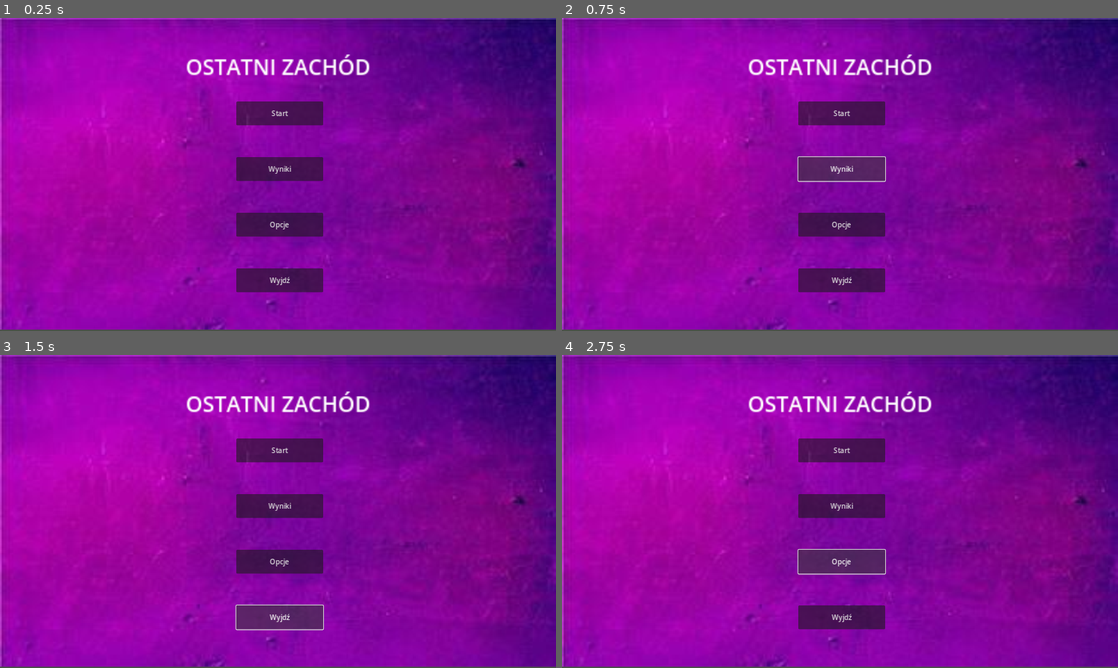
Above: before the commit, frames 1-4 (two rows, left to right).
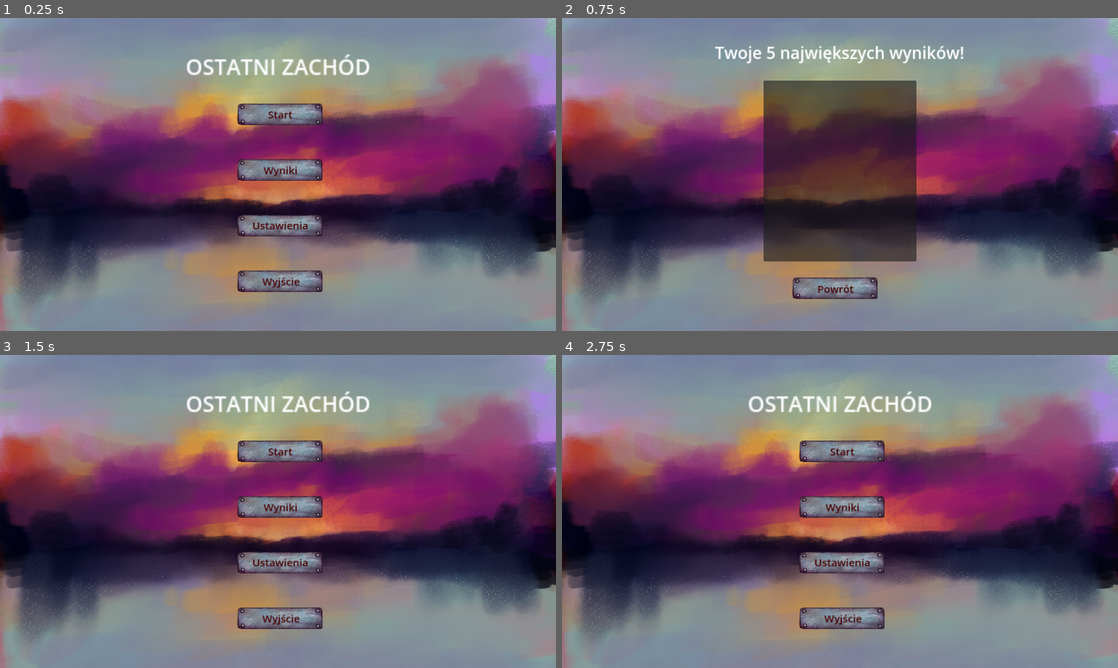
Above: after the commit, the same moments.

Repository: Piqulsky/hackathon
Game: Godot game, scene res://start_scene.tscn
Two runs of this game, one before a commit and one after it. Both use one fixed random seed, a clock stepped at 60 frames per second and the inputs below.
Inputs (mouse positions are in pixels of both pictures, inside the frame that each line leads up to):
- Up to frame 1 (0.25 s): no input
- Up to frame 2 (0.75 s): click (840, 168) at 0.5 s
- Up to frame 3 (1.5 s): click (272, 624) at 1.25 s, where only the run after the commit has a clickable "Powrót"
- Up to frame 4 (2.75 s): click (840, 561) at 2 s, where only the run before the commit has a clickable "Opcje"

The runs differ from the first frame. In frame 1, 100% of the frame differs, in the area x 0-100%, y 0-100%; in frame 2, 100%; in frame 3, 100%; in frame 4, 100%.

Commit message:
starting and score screen update and functionality

Diff:
--- /dev/null
+++ b/highestScoreScreenManager.gd
@@ -0,0 +1,11 @@
+extends Node2D
+
+func _ready():
+	pass
+
+func _process(delta):
+	pass
+
+
+func _on_exit_score_screen_button_down():
+	get_tree().change_scene_to_file("res://start_scene.tscn")
--- /dev/null
+++ b/highest_score_screen.tscn
@@ -0,0 +1,55 @@
+[gd_scene load_steps=5 format=3 uid="uid://bojgg7qpxtdun"]
+
+[ext_resource type="Script" path="res://highestScoreScreenManager.gd" id="1_ehxy5"]
+[ext_resource type="Texture2D" uid="uid://bkhnqpc12x0gm" path="res://ekranstartowy1.png" id="2_hdqra"]
+[ext_resource type="Texture2D" uid="uid://cj7h63jrxqtxv" path="res://buttonstartowy.png" id="3_epey0"]
+
+[sub_resource type="LabelSettings" id="LabelSettings_fngd5"]
+font_size = 38
+
+[node name="ScoreScene" type="Node2D"]
+
+[node name="HighestScoreScreen" type="Node2D" parent="."]
+script = ExtResource("1_ehxy5")
+
+[node name="BackgroundHighestScoreScreen" type="Sprite2D" parent="HighestScoreScreen"]
+position = Vector2(640, 360)
+texture = ExtResource("2_hdqra")
+
+[node name="TitleScoreScreen" type="Label" parent="HighestScoreScreen"]
+offset_top = 32.0
+offset_right = 1280.0
+offset_bottom = 128.0
+text = "Twoje 5 największych wyników!"
+label_settings = SubResource("LabelSettings_fngd5")
+horizontal_alignment = 1
+vertical_alignment = 1
+
+[node name="ItemList" type="ItemList" parent="HighestScoreScreen"]
+offset_left = 464.0
+offset_top = 144.0
+offset_right = 816.0
+offset_bottom = 560.0
+
+[node name="ExitScoreScreenButton" type="TextureButton" parent="HighestScoreScreen"]
+offset_left = 528.0
+offset_top = 592.0
+offset_right = 728.0
+offset_bottom = 647.0
+texture_normal = ExtResource("3_epey0")
+ignore_texture_size = true
+stretch_mode = 0
+
+[node name="ExitButtonText" type="Label" parent="HighestScoreScreen/ExitScoreScreenButton"]
+layout_mode = 0
+offset_left = 30.0
+offset_top = 13.0
+offset_right = 174.0
+offset_bottom = 47.0
+theme_override_colors/font_color = Color(0.282353, 0, 0, 1)
+theme_override_font_sizes/font_size = 24
+text = "Powrót"
+horizontal_alignment = 1
+vertical_alignment = 1
+
+[connection signal="button_down" from="HighestScoreScreen/ExitScoreScreenButton" to="HighestScoreScreen" method="_on_exit_score_screen_button_down"]
--- /dev/null
+++ b/startScreenManager.gd
@@ -0,0 +1,19 @@
+extends Node2D
+
+func _ready():
+	pass
+
+func _process(delta):
+	pass
+
+
+func _on_start_game_button_down():
+	get_tree().change_scene_to_file("res://main_scene.tscn")
+
+
+func _on_score_button_down():
+	get_tree().change_scene_to_file("res://highest_score_screen.tscn")
+
+
+func _on_exit_button_down():
+	get_tree().quit()
--- a/start_scene.tscn
+++ b/start_scene.tscn
@@ -1,6 +1,8 @@
-[gd_scene load_steps=3 format=3 uid="uid://dekyhx6dt2vf"]
+[gd_scene load_steps=5 format=3 uid="uid://dekyhx6dt2vf"]
 
-[ext_resource type="Texture2D" uid="uid://sdqqjh6khuvu" path="res://temp.jpg" id="1_guc3o"]
+[ext_resource type="Script" path="res://startScreenManager.gd" id="1_t5kxh"]
+[ext_resource type="Texture2D" uid="uid://bkhnqpc12x0gm" path="res://ekranstartowy1.png" id="2_cyd3u"]
+[ext_resource type="Texture2D" uid="uid://cj7h63jrxqtxv" path="res://buttonstartowy.png" id="3_3yyha"]
 
 [sub_resource type="LabelSettings" id="LabelSettings_den0i"]
 font_size = 30
@@ -8,11 +10,12 @@
 [node name="StartScene" type="Node2D"]
 
 [node name="StartingScreen" type="Node2D" parent="."]
+script = ExtResource("1_t5kxh")
 
 [node name="BackgroundStartingScreen" type="Sprite2D" parent="StartingScreen"]
-position = Vector2(640, 358.5)
-scale = Vector2(3.83234, 3.585)
-texture = ExtResource("1_guc3o")
+position = Vector2(640, 360)
+scale = Vector2(1, 1)
+texture = ExtResource("2_cyd3u")
 
 [node name="TitleStartingScreen" type="Label" parent="StartingScreen"]
 offset_top = 64.0
@@ -25,30 +28,87 @@
 vertical_alignment = 1
 uppercase = true
 
-[node name="StartGameButton" type="Button" parent="StartingScreen"]
+[node name="StartGameButton" type="TextureButton" parent="StartingScreen"]
 offset_left = 544.0
 offset_top = 192.0
 offset_right = 744.0
 offset_bottom = 247.0
+texture_normal = ExtResource("3_3yyha")
+ignore_texture_size = true
+stretch_mode = 0
+
+[node name="StartButtonText" type="Label" parent="StartingScreen/StartGameButton"]
+layout_mode = 0
+offset_left = 30.0
+offset_top = 12.0
+offset_right = 174.0
+offset_bottom = 46.0
+theme_override_colors/font_color = Color(0.282353, 0, 0, 1)
+theme_override_font_sizes/font_size = 24
 text = "Start"
+horizontal_alignment = 1
+vertical_alignment = 1
 
-[node name="ScoreButton" type="Button" parent="StartingScreen"]
+[node name="ScoreButton" type="TextureButton" parent="StartingScreen"]
 offset_left = 544.0
 offset_top = 320.0
 offset_right = 744.0
 offset_bottom = 375.0
+texture_normal = ExtResource("3_3yyha")
+ignore_texture_size = true
+stretch_mode = 0
+
+[node name="ScoreButtonText" type="Label" parent="StartingScreen"]
+offset_left = 574.0
+offset_top = 332.0
+offset_right = 718.0
+offset_bottom = 366.0
+theme_override_colors/font_color = Color(0.282353, 0, 0, 1)
+theme_override_font_sizes/font_size = 24
 text = "Wyniki"
+horizontal_alignment = 1
+vertical_alignment = 1
 
-[node name="OptionButton" type="Button" parent="StartingScreen"]
+[node name="OptionsButton" type="TextureButton" parent="StartingScreen"]
 offset_left = 544.0
 offset_top = 448.0
 offset_right = 744.0
 offset_bottom = 503.0
-text = "Opcje"
+texture_normal = ExtResource("3_3yyha")
+ignore_texture_size = true
+stretch_mode = 0
 
-[node name="ExitButton" type="Button" parent="StartingScreen"]
+[node name="OptionsButtonText" type="Label" parent="StartingScreen/OptionsButton"]
+offset_left = 30.0
+offset_top = 11.0
+offset_right = 174.0
+offset_bottom = 45.0
+theme_override_colors/font_color = Color(0.282353, 0, 0, 1)
+theme_override_font_sizes/font_size = 24
+text = "Ustawienia"
+horizontal_alignment = 1
+vertical_alignment = 1
+
+[node name="ExitButton" type="TextureButton" parent="StartingScreen"]
 offset_left = 544.0
 offset_top = 576.0
 offset_right = 744.0
 offset_bottom = 631.0
-text = "Wyjdź"
+texture_normal = ExtResource("3_3yyha")
+ignore_texture_size = true
+stretch_mode = 0
+
+[node name="ExitButtonText" type="Label" parent="StartingScreen/ExitButton"]
+offset_left = 32.0
+offset_top = 12.0
+offset_right = 176.0
+offset_bottom = 46.0
+theme_override_colors/font_color = Color(0.282353, 0, 0, 1)
+theme_override_font_sizes/font_size = 24
+text = "Wyjście"
+horizontal_alignment = 1
+vertical_alignment = 1
+
+[connection signal="button_down" from="StartingScreen/StartGameButton" to="StartingScreen" method="_on_start_game_button_down"]
+[connection signal="button_down" from="StartingScreen/ScoreButton" to="StartingScreen" method="_on_score_button_down"]
+[connection signal="button_down" from="StartingScreen/ExitButton" to="StartingScreen" method="_on_exit_button_down"]
Binary file added: buttonstartowy.png
Not shown, added: buttonstartowy.png.import
Binary file added: ekranstartowy1.png
Not shown, added: ekranstartowy1.png.import
